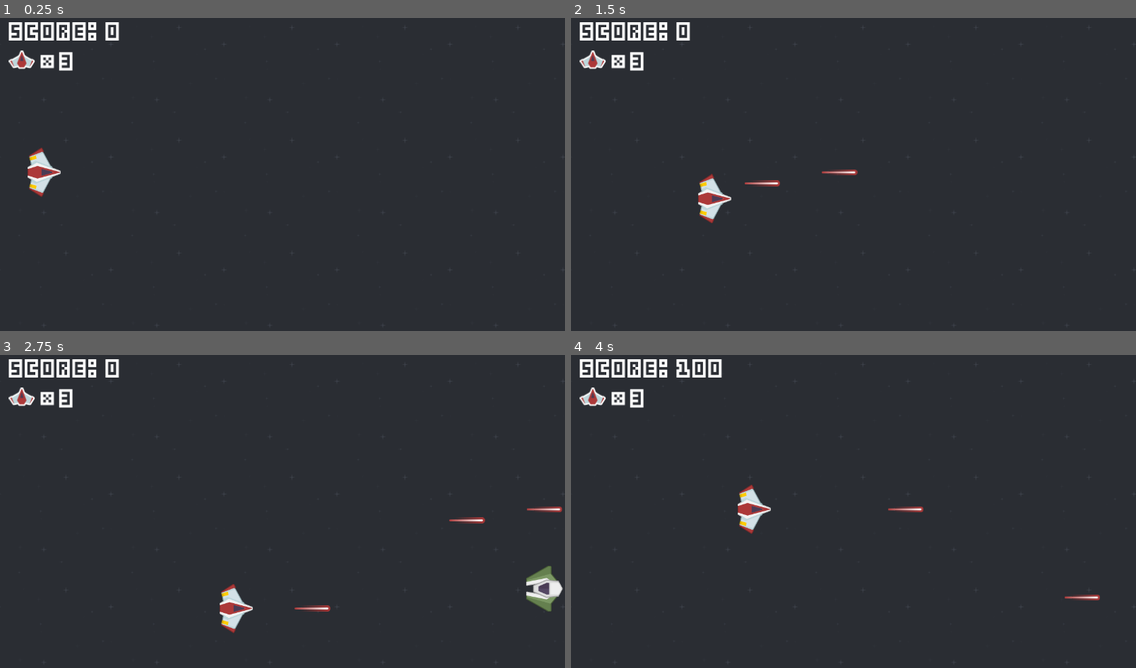
Above: before the commit, frames 1-4 (two rows, left to right).
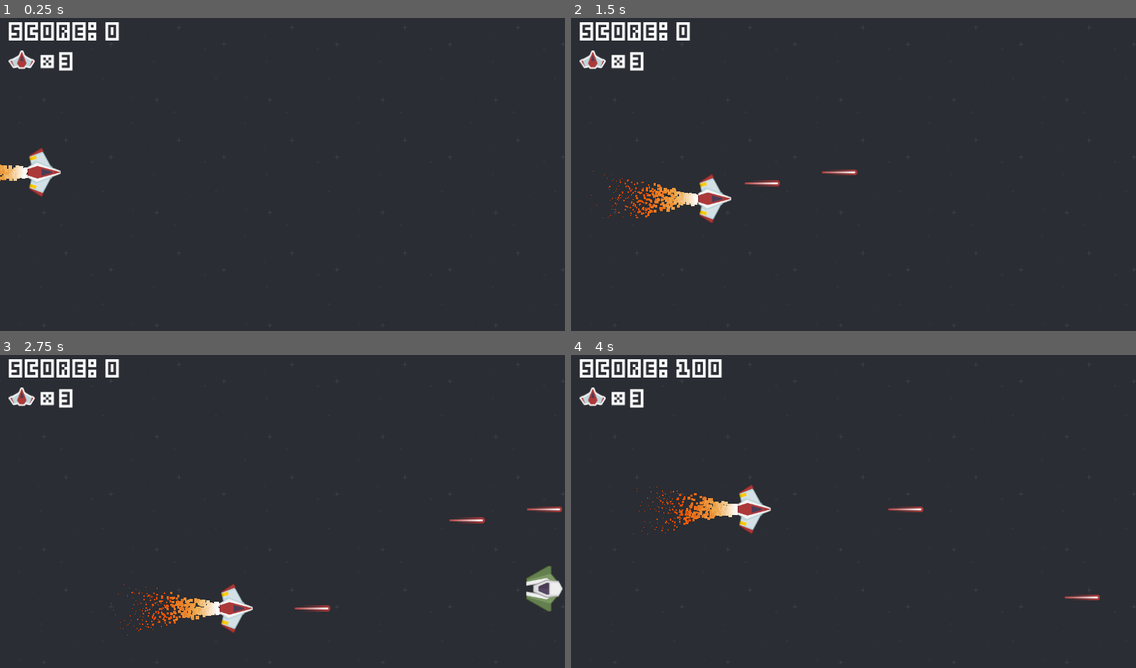
Above: after the commit, the same moments.

Repository: ardkoornstra/learning-godot-2d
Game: Godot game, scene res://scenes/game.tscn
Same seed, same stepped clock (60 frames per second), same inputs: the game is played once before the commit and once after it.
Inputs:
- Up to frame 1 (0.25 s): no input
- Up to frame 2 (1.5 s): tap Enter at 0.5 s; hold D (right) 0.53-1.28 s; tap Space (shoot) at 0.6, 1.35 s; hold S (down) from 1.28 s (still down)
- Up to frame 3 (2.75 s): release S (down) at 2.03 s; hold D (right) from 2.03 s (still down); tap Space (shoot) at 2.1 s
- Up to frame 4 (4 s): release D (right) at 2.78 s; hold W (up) 2.78-3.53 s; tap Space (shoot) at 2.85, 3.6 s; hold A (left) from 3.53 s (still down)

The runs differ from the first frame. In frame 1, 0.2% of the frame differs, in the area x 0-5%, y 46-53%; in frame 2, 0.6%; in frame 3, 0.6%, in the area x 19-39%, y 73-90%; in frame 4, 0.5%.

Commit message:
Sound and visual effects

Diff:
--- a/AlienAttack/scenes/game.tscn
+++ b/AlienAttack/scenes/game.tscn
@@ -1,10 +1,12 @@
-[gd_scene load_steps=7 format=3 uid="uid://j44emcw7fyr7"]
+[gd_scene load_steps=9 format=3 uid="uid://j44emcw7fyr7"]
 
 [ext_resource type="Texture2D" uid="uid://j6uwng0wpcse" path="res://assets/textures/blue.png" id="1_b4a5h"]
 [ext_resource type="Script" path="res://scripts/game.gd" id="1_f73ng"]
 [ext_resource type="PackedScene" uid="uid://dta7ax7paljp6" path="res://scenes/hud.tscn" id="2_6871m"]
 [ext_resource type="PackedScene" uid="uid://deal4gvv4rl35" path="res://scenes/player.tscn" id="2_hilvr"]
 [ext_resource type="PackedScene" uid="uid://bq54ij3ejlvim" path="res://scenes/enemy_spawner.tscn" id="3_mkrjs"]
+[ext_resource type="AudioStream" uid="uid://dknpbhxnda63n" path="res://assets/sounds/laser3.ogg" id="6_ibw74"]
+[ext_resource type="AudioStream" uid="uid://dr8cflqp8jgt1" path="res://assets/sounds/explosion3.ogg" id="7_jmbne"]
 
 [sub_resource type="RectangleShape2D" id="RectangleShape2D_r2to4"]
 size = Vector2(20, 14.3364)
@@ -40,6 +42,14 @@
 scale = Vector2(5, 70)
 shape = SubResource("RectangleShape2D_r2to4")
 
+[node name="Hit" type="AudioStreamPlayer" parent="."]
+stream = ExtResource("6_ibw74")
+volume_db = -12.0
+
+[node name="Explode" type="AudioStreamPlayer" parent="."]
+stream = ExtResource("7_jmbne")
+volume_db = -5.0
+
 [connection signal="tookDamage" from="Player" to="." method="_on_player_took_damage"]
 [connection signal="enemySpawned" from="EnemySpawner" to="." method="_on_enemy_spawner_enemy_spawned"]
 [connection signal="area_entered" from="Deathzone" to="." method="_on_deathzone_area_entered"]
--- a/AlienAttack/scenes/player.tscn
+++ b/AlienAttack/scenes/player.tscn
@@ -1,7 +1,36 @@
-[gd_scene load_steps=3 format=3 uid="uid://deal4gvv4rl35"]
+[gd_scene load_steps=9 format=3 uid="uid://deal4gvv4rl35"]
 
 [ext_resource type="Script" path="res://scripts/player.gd" id="1_ijjtt"]
 [ext_resource type="Texture2D" uid="uid://bfxp2x4liosm3" path="res://assets/textures/playerShip2_red.png" id="1_kcpaq"]
+[ext_resource type="AudioStream" uid="uid://binuq5ial2jsw" path="res://assets/sounds/laserLarge_000.ogg" id="3_yxcjx"]
+
+[sub_resource type="Gradient" id="Gradient_hi05r"]
+offsets = PackedFloat32Array(0, 0.188525, 0.491803, 1)
+colors = PackedColorArray(1, 1, 1, 1, 0.93, 0.6479, 0.279, 1, 0.9, 0.315, 0, 1, 0.9, 0.15, 0, 1)
+
+[sub_resource type="GradientTexture1D" id="GradientTexture1D_gbn1q"]
+gradient = SubResource("Gradient_hi05r")
+
+[sub_resource type="Curve" id="Curve_p7hrg"]
+_data = [Vector2(0, 1), 0.0, 0.0, 0, 0, Vector2(1, 0), 0.0, 0.0, 0, 0]
+point_count = 2
+
+[sub_resource type="CurveTexture" id="CurveTexture_4qste"]
+curve = SubResource("Curve_p7hrg")
+
+[sub_resource type="ParticleProcessMaterial" id="ParticleProcessMaterial_hmyp3"]
+lifetime_randomness = 0.3
+particle_flag_disable_z = true
+emission_shape = 3
+emission_box_extents = Vector3(1, 10, 1)
+spread = 15.0
+initial_velocity_min = -200.0
+initial_velocity_max = -200.0
+gravity = Vector3(0, 0, 0)
+scale_min = 8.0
+scale_max = 8.0
+scale_curve = SubResource("CurveTexture_4qste")
+color_ramp = SubResource("GradientTexture1D_gbn1q")
 
 [node name="Player" type="CharacterBody2D"]
 z_index = 5
@@ -17,3 +46,16 @@
 polygon = PackedVector2Array(37, 0, 16, 11, -6, 53, -33, 37, -37, 12, -37, -12, -33, -37, -6, -53, 16, -11)
 
 [node name="LaserContainer" type="Node" parent="."]
+
+[node name="Laser" type="AudioStreamPlayer" parent="."]
+stream = ExtResource("3_yxcjx")
+volume_db = -5.0
+
+[node name="Fire" type="GPUParticles2D" parent="."]
+z_index = -1
+position = Vector2(-37, 0)
+amount = 500
+process_material = SubResource("ParticleProcessMaterial_hmyp3")
+lifetime = 1.5
+preprocess = 1.0
+local_coords = true
--- a/AlienAttack/scripts/game.gd
+++ b/AlienAttack/scripts/game.gd
@@ -6,6 +6,8 @@
 var gameOverScene = preload("res://scenes/game_over.tscn")
 @onready var player: Node = $Player
 @onready var hud: Node = $UI/HUD
+@onready var hitSound: Node = $Hit
+@onready var explodeSound: Node = $Explode
 
 func _ready():
 	hud.setScoreLabel(score)
@@ -19,6 +21,7 @@
 
 func _on_player_took_damage():
 	reduceLives()
+	explodeSound.play()
 	if lives == 0:
 		endGame()
 
@@ -29,6 +32,7 @@
 func _on_enemy_killed():
 	score += 100
 	hud.setScoreLabel(score)
+	hitSound.play()
 
 func reduceLives():
 	lives -= 1
--- a/AlienAttack/scripts/player.gd
+++ b/AlienAttack/scripts/player.gd
@@ -5,6 +5,7 @@
 var speed: int = 300
 var laserScene = preload("res://scenes/laser.tscn")
 @onready var containerNode: Node = $LaserContainer
+@onready var laserSound: Node = $Laser
 
 func _process(delta):
 	if Input.is_action_just_pressed("shoot"):
@@ -34,6 +35,7 @@
 	laserInstance.global_position = global_position
 	laserInstance.global_position.x += 50
 	containerNode.add_child(laserInstance)
+	laserSound.play()
 
 func damage():
 	tookDamage.emit()
Not shown, removed: AlienAttack/assets/sounds/explosionCrunch_003.ogg.import
Not shown, removed: AlienAttack/assets/sounds/explosionCrunch_003.ogg
